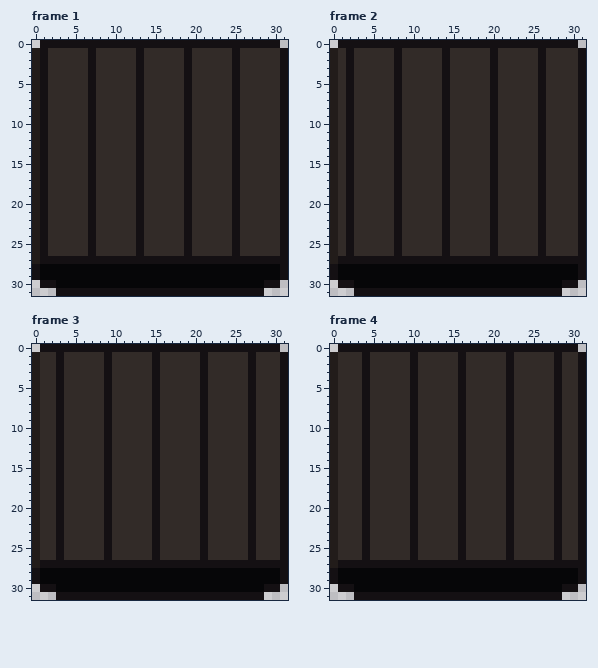
Edited in one commit: pixel-art file (Assets/Sprites/Conveyor-Right.aseprite). The picture above is the old version.
32x32 pixels, 30 frames. Shown: frame 1, frame 2, frame 3, frame 4. The commit also changed other frames, which this record leaves out.
The result:
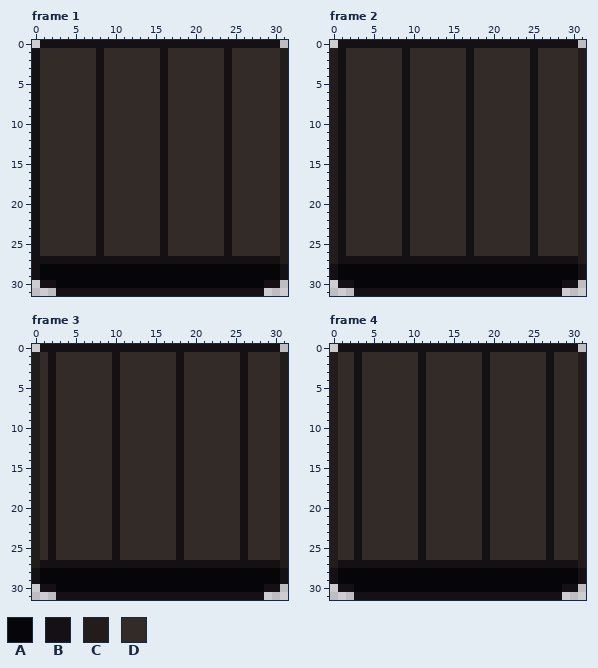
Palette (. is transparent): A #060608  B #141013  C #221c1a  D #322b28
From the commit log: Conveyors convert to 2D
Edits made:
Changed rows in their new state; - is an unchanged pixel.
Frame 1:
first column x 0:
 1 BD-----DB----D--B--D----BD-----C
 2 BD-----DB----D--B--D----BD-----C
 3 BD-----DB----D--B--D----BD-----C
 4 BD-----DB----D--B--D----BD-----C
 5 BD-----DB----D--B--D----BD-----C
 6 BD-----DB----D--B--D----BD-----C
 7 BD-----DB----D--B--D----BD-----C
 8 BD-----DB----D--B--D----BD-----C
 9 BD-----DB----D--B--D----BD-----C
10 BD-----DB----D--B--D----BD-----C
11 BD-----DB----D--B--D----BD-----C
12 BD-----DB----D--B--D----BD-----C
13 BD-----DB----D--B--D----BD-----C
14 BD-----DB----D--B--D----BD-----C
15 BD-----DB----D--B--D----BD-----C
16 BD-----DB----D--B--D----BD-----C
17 BD-----DB----D--B--D----BD-----C
18 BD-----DB----D--B--D----BD-----C
19 BD-----DB----D--B--D----BD-----C
20 BD-----DB----D--B--D----BD-----C
21 BD-----DB----D--B--D----BD-----C
22 BD-----DB----D--B--D----BD-----C
23 BD-----DB----D--B--D----BD-----C
24 BD-----DB----D--B--D----BD-----C
25 BD-----DB----D--B--D----BD-----C
26 BD-----DB----D--B--D----BD-----C
27 B------------------------------C
Frame 2:
first column x 1:
 1 BD-----DB----D--B--D----BD----C
 2 BD-----DB----D--B--D----BD----C
 3 BD-----DB----D--B--D----BD----C
 4 BD-----DB----D--B--D----BD----C
 5 BD-----DB----D--B--D----BD----C
 6 BD-----DB----D--B--D----BD----C
 7 BD-----DB----D--B--D----BD----C
 8 BD-----DB----D--B--D----BD----C
 9 BD-----DB----D--B--D----BD----C
10 BD-----DB----D--B--D----BD----C
11 BD-----DB----D--B--D----BD----C
12 BD-----DB----D--B--D----BD----C
13 BD-----DB----D--B--D----BD----C
14 BD-----DB----D--B--D----BD----C
15 BD-----DB----D--B--D----BD----C
16 BD-----DB----D--B--D----BD----C
17 BD-----DB----D--B--D----BD----C
18 BD-----DB----D--B--D----BD----C
19 BD-----DB----D--B--D----BD----C
20 BD-----DB----D--B--D----BD----C
21 BD-----DB----D--B--D----BD----C
22 BD-----DB----D--B--D----BD----C
23 BD-----DB----D--B--D----BD----C
24 BD-----DB----D--B--D----BD----C
25 BD-----DB----D--B--D----BD----C
26 BD-----DB----D--B--D----BD----C
27 ------------------------------C
Frame 3:
first column x 2:
 1 BD-----DB----D--B--D----BD---C
 2 BD-----DB----D--B--D----BD---C
 3 BD-----DB----D--B--D----BD---C
 4 BD-----DB----D--B--D----BD---C
 5 BD-----DB----D--B--D----BD---C
 6 BD-----DB----D--B--D----BD---C
 7 BD-----DB----D--B--D----BD---C
 8 BD-----DB----D--B--D----BD---C
 9 BD-----DB----D--B--D----BD---C
10 BD-----DB----D--B--D----BD---C
11 BD-----DB----D--B--D----BD---C
12 BD-----DB----D--B--D----BD---C
13 BD-----DB----D--B--D----BD---C
14 BD-----DB----D--B--D----BD---C
15 BD-----DB----D--B--D----BD---C
16 BD-----DB----D--B--D----BD---C
17 BD-----DB----D--B--D----BD---C
18 BD-----DB----D--B--D----BD---C
19 BD-----DB----D--B--D----BD---C
20 BD-----DB----D--B--D----BD---C
21 BD-----DB----D--B--D----BD---C
22 BD-----DB----D--B--D----BD---C
23 BD-----DB----D--B--D----BD---C
24 BD-----DB----D--B--D----BD---C
25 BD-----DB----D--B--D----BD---C
26 BD-----DB----D--B--D----BD---C
27 -----------------------------C
Frame 4:
first column x 3:
 1 BD-----DB----D--B--D----BD--C
 2 BD-----DB----D--B--D----BD--C
 3 BD-----DB----D--B--D----BD--C
 4 BD-----DB----D--B--D----BD--C
 5 BD-----DB----D--B--D----BD--C
 6 BD-----DB----D--B--D----BD--C
 7 BD-----DB----D--B--D----BD--C
 8 BD-----DB----D--B--D----BD--C
 9 BD-----DB----D--B--D----BD--C
10 BD-----DB----D--B--D----BD--C
11 BD-----DB----D--B--D----BD--C
12 BD-----DB----D--B--D----BD--C
13 BD-----DB----D--B--D----BD--C
14 BD-----DB----D--B--D----BD--C
15 BD-----DB----D--B--D----BD--C
16 BD-----DB----D--B--D----BD--C
17 BD-----DB----D--B--D----BD--C
18 BD-----DB----D--B--D----BD--C
19 BD-----DB----D--B--D----BD--C
20 BD-----DB----D--B--D----BD--C
21 BD-----DB----D--B--D----BD--C
22 BD-----DB----D--B--D----BD--C
23 BD-----DB----D--B--D----BD--C
24 BD-----DB----D--B--D----BD--C
25 BD-----DB----D--B--D----BD--C
26 BD-----DB----D--B--D----BD--C
27 ----------------------------C
